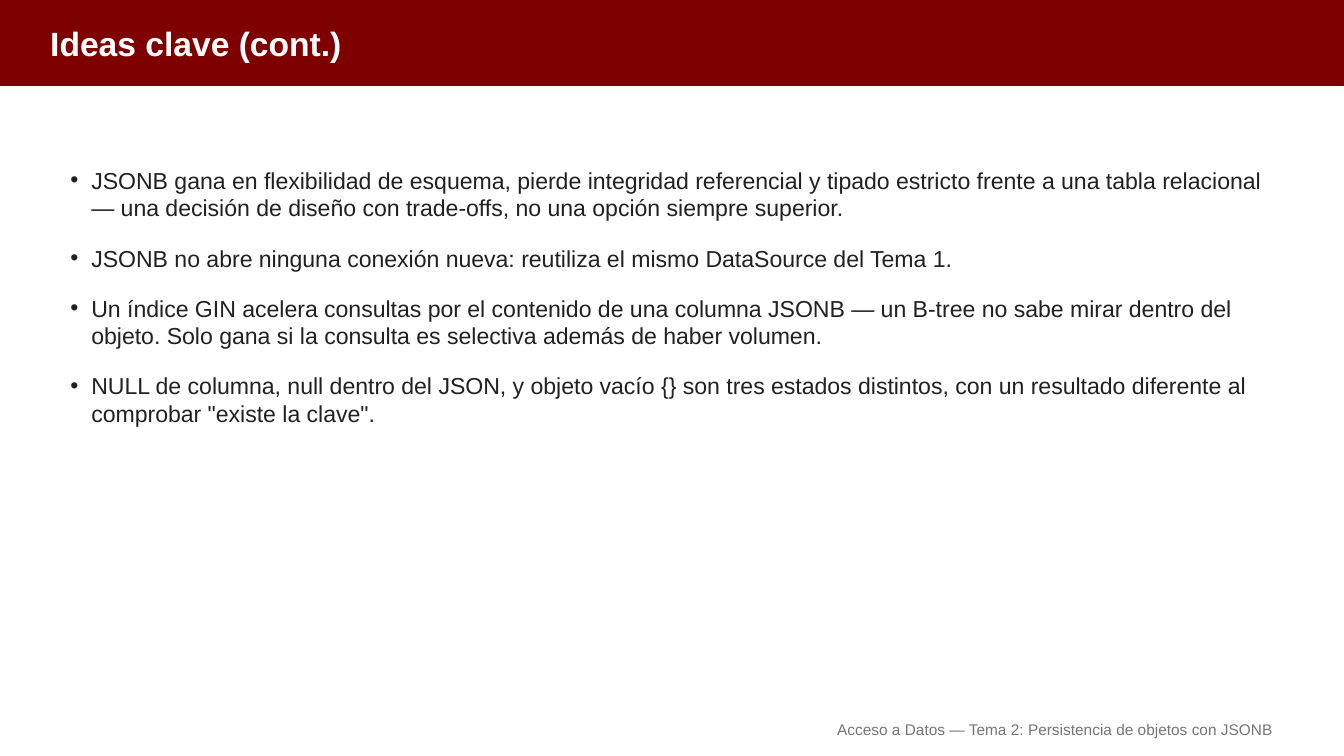
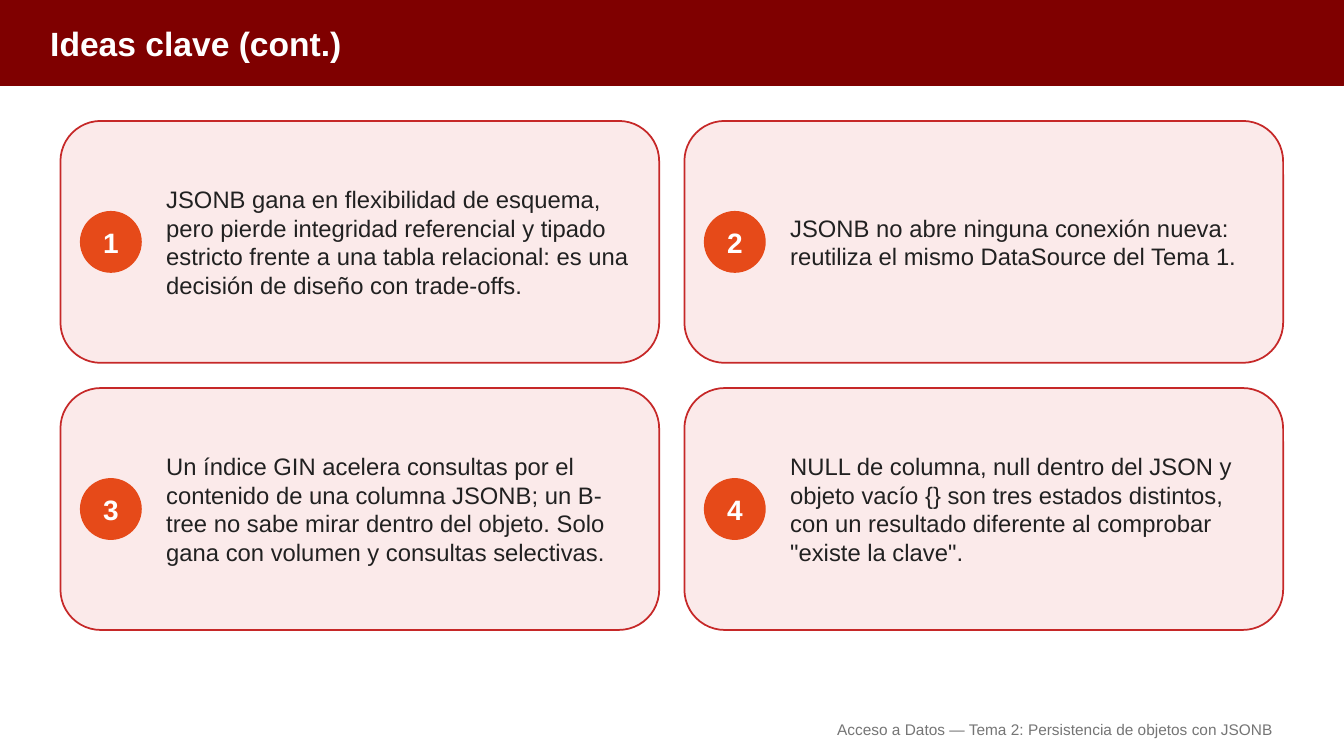
Before and after one commit to aitorventura/acceso-a-datos, a slide deck: slide 14 of docs/tema2/diapositivas/persistencia-objetos-jsonb.pptx (slide 19 before the commit). Drawn at 1344x756 pixels with LibreOffice and Linux fonts; fonts in the diff are those of the drawing. Boxes give left, top, right and bottom in pixels: in the first picture for what was removed or moved away, otherwise in the second. Text is boxed around its words. In the diff, an @@ line names an element or a change of style, - is before the commit and + after.

Commit message:
Tema 2 de AD: infografías en los tres apartados y diapositivas regeneradas
Añade 14 infografías en docs/tema2/img, las inserta en persistencia-objetos-jsonb, consultas-jsonb y bd-orientadas-a-objetos, y regenera sus diapositivas (pptx y pdf), fusionando las que solo tenían un párrafo.

```diff
--- a/docs/tema2/diapositivas/persistencia-objetos-jsonb.pptx
+++ b/docs/tema2/diapositivas/persistencia-objetos-jsonb.pptx
@@ rounded rectangle added at (60,121,659,363), fill #FBEAEA, outline #C62828 1.25 pt @@
@@ rounded rectangle added at (685,121,1284,363), fill #FBEAEA, outline #C62828 1.25 pt @@
@@ text removed at (91,172,1261,427) @@
-• JSONB gana en flexibilidad de esquema, pierde integridad referencial y tipado estricto frente a una tabla relacional — una decisión de diseño con trade-offs, no una opción siempre superior.
-• JSONB no abre ninguna conexión nueva: reutiliza el mismo DataSource del Tema 1.
-• Un índice GIN acelera consultas por el contenido de una columna JSONB — un B-tree no sabe mirar dentro del objeto. Solo gana si la consulta es selectiva además de haber volumen.
-• NULL de columna, null dentro del JSON, y objeto vacío {} son tres estados distintos, con un resultado diferente al comprobar "existe la clave".
@@ text added at (166,190,628,295), 17 pt, text #212121 @@
+JSONB gana en flexibilidad de esquema, pero pierde integridad referencial y tipado estricto frente a una tabla relacional: es una decisión de diseño con trade-offs.
@@ ellipse added at (81,212,141,272), fill #E64A19, outline #E64A19 1 pt @@
@@ text added at (103,233,119,253), 20 pt, text #FFFFFF, bold @@
+1
@@ ellipse added at (705,212,765,272), fill #E64A19, outline #E64A19 1 pt @@
@@ text added at (727,233,743,253), 20 pt, text #FFFFFF, bold @@
+2
@@ text added at (790,219,1236,266), 17 pt, text #212121 @@
+JSONB no abre ninguna conexión nueva: reutiliza el mismo DataSource del Tema 1.
@@ rounded rectangle added at (60,388,659,630), fill #FBEAEA, outline #C62828 1.25 pt @@
@@ rounded rectangle added at (685,388,1284,630), fill #FBEAEA, outline #C62828 1.25 pt @@
@@ ellipse added at (81,479,141,539), fill #E64A19, outline #E64A19 1 pt @@
@@ text added at (166,457,605,566), 17 pt, text #212121 @@
+Un índice GIN acelera consultas por el contenido de una columna JSONB; un B-tree no sabe mirar dentro del objeto. Solo gana con volumen y consultas selectivas.
@@ ellipse added at (705,479,765,539), fill #E64A19, outline #E64A19 1 pt @@
@@ text added at (790,457,1232,562), 17 pt, text #212121 @@
+NULL de columna, null dentro del JSON y objeto vacío {} son tres estados distintos, con un resultado diferente al comprobar "existe la clave".
@@ text added at (103,500,119,521), 20 pt, text #FFFFFF, bold @@
+3
@@ text added at (727,500,743,520), 20 pt, text #FFFFFF, bold @@
+4
```
Also in this commit, not shown: 11 other slides changed, 5 slides removed, 22 other files.
